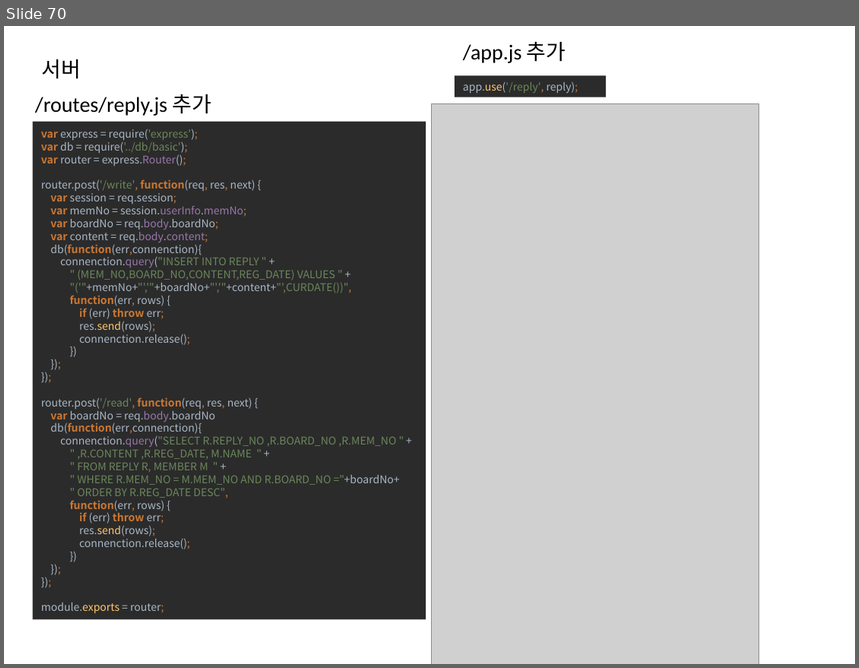
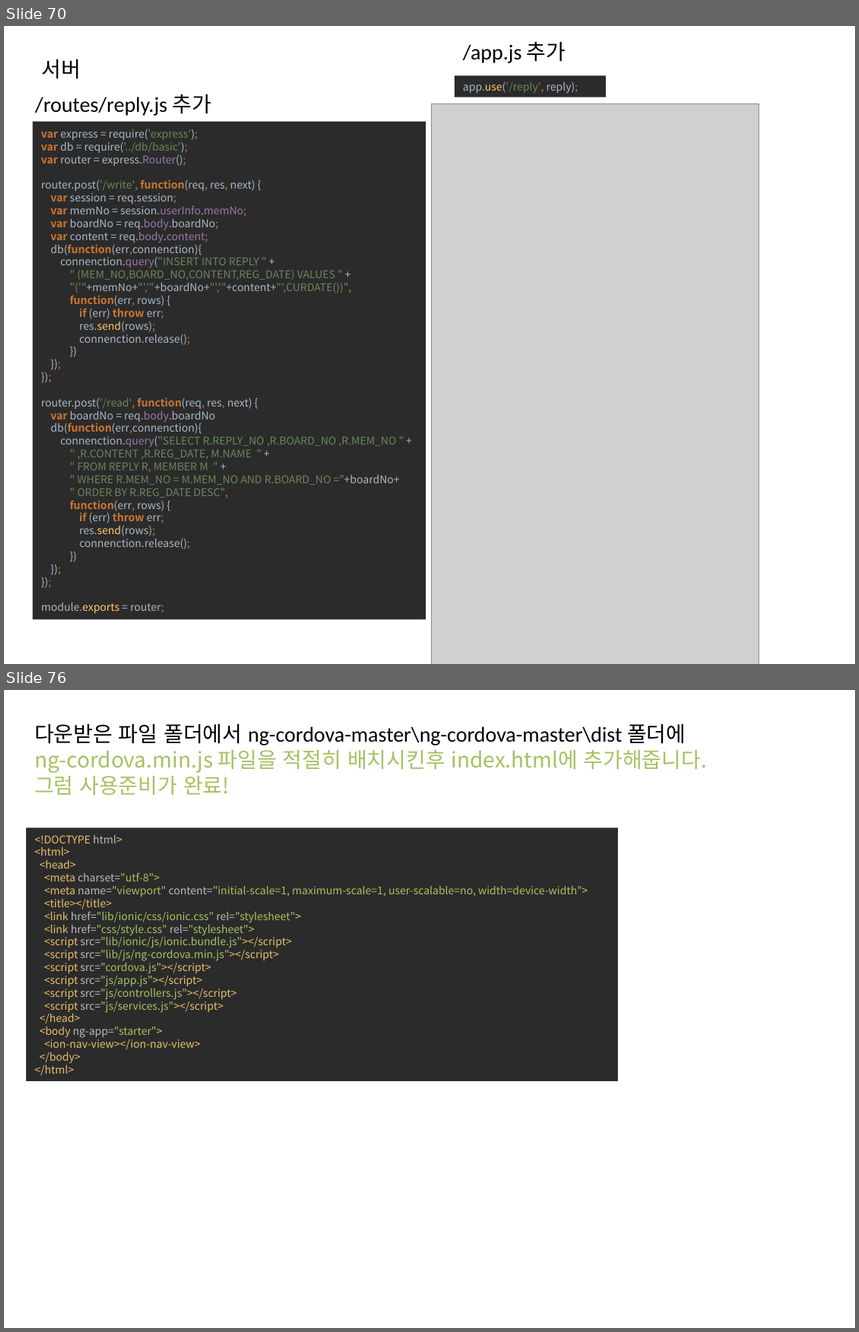
Before and after one commit to yysstory/mozzi, a slide deck: DOCS/1.pptx. Shown one above the other, each under a label of ours: slide 70 before the commit, slides 70 and 76 after it; the slides between them are not shown. The pictures are 859x668 and 859x1332 pixels, drawn with LibreOffice and Linux fonts; fonts in the diff are those of the drawing; grey boxes stand for pictures. Boxes give left, top, right and bottom in pixels: in the first picture for what was removed or moved away, otherwise in the second. Text is boxed around its words. In the diff, an @@ line names an element or a change of style, - is before the commit and + after.

```diff
--- a/DOCS/1.pptx
+++ b/DOCS/1.pptx
@@ slide 76 added at (x1=4, y1=690, x2=855, y2=1328), background #FFFFFF @@
@@ text added at (x1=34, y1=724, x2=707, y2=795), 18 pt, text #A5C261 @@
+다운받은 파일 폴더에서 ng-cordova-master\ng-cordova-master\dist 폴더에
+ng-cordova.min.js 파일을 적절히 배치시킨후 index.html에 추가해줍니다.
+그럼 사용준비가 완료!
@@ rectangle added at (x1=26, y1=828, x2=618, y2=1081), fill #2B2B2B, 9 pt, text #A5C261 @@
+<!DOCTYPE html>
+<html>
+<head>
+<meta charset="utf-8">
+<meta name="viewport" content="initial-scale=1, maximum-scale=1, user-scalable=no, width=device-width">
+<title></title>
+<link href="lib/ionic/css/ionic.css" rel="stylesheet">
+<link href="css/style.css" rel="stylesheet">
+<script src="lib/ionic/js/ionic.bundle.js"></script>
+<script src="lib/js/ng-cordova.min.js"></script>
+<script src="cordova.js"></script>
+<script src="js/app.js"></script>
+<script src="js/controllers.js"></script>
+<script src="js/services.js"></script>
+</head>
+<body ng-app="starter">
+<ion-nav-view></ion-nav-view>
+</body>
+</html>
```
Also in this commit, not shown: 1 slide changed, 7 other slides added, 2 slides removed, 9 other files.
